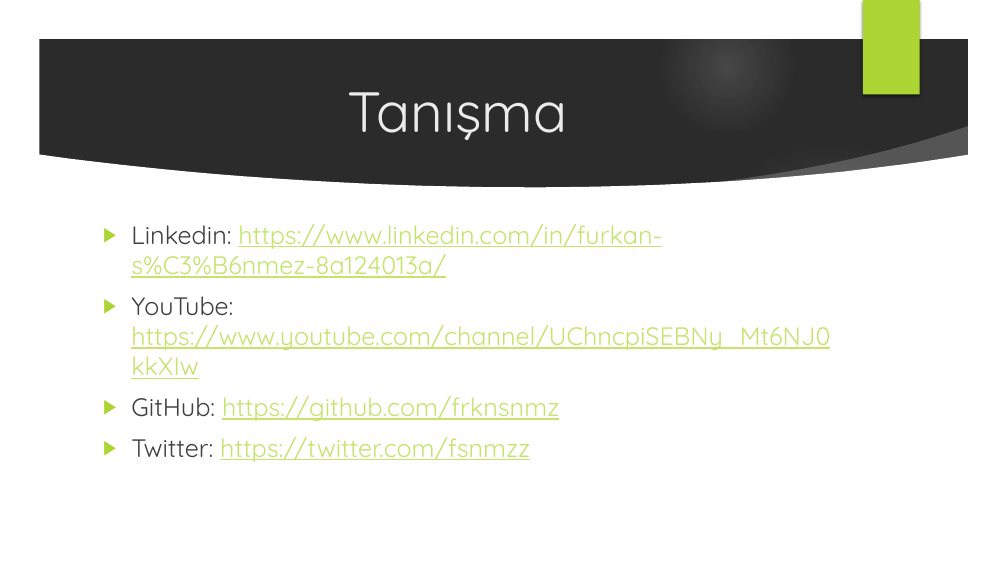
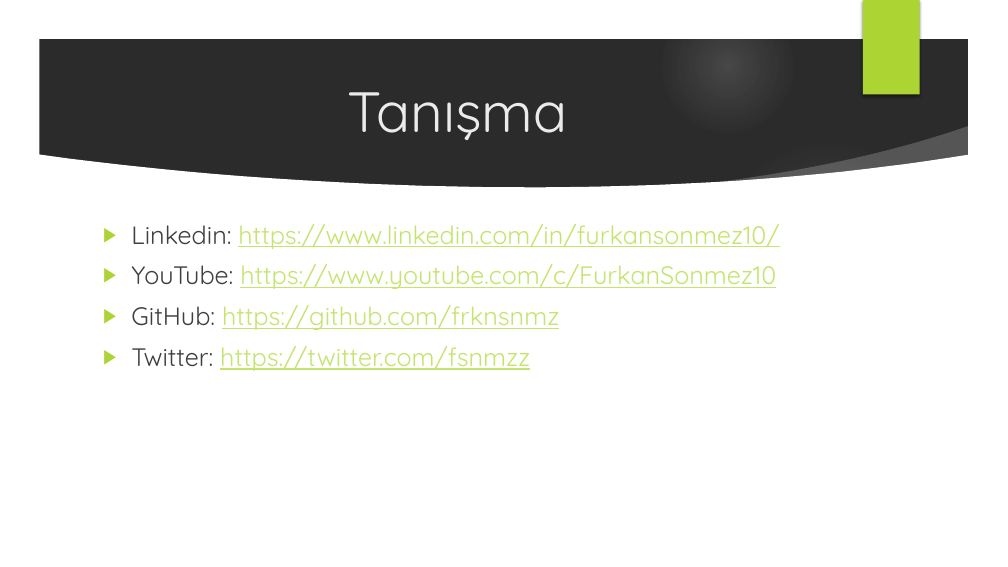
Before and after one commit to frknsnmz/mae-java-ve-muhendislik, a slide deck: slide 2 of src/main/resources/MAE Java'ya bakış ve Mühendislik Vizyonu.pptx. Drawn at 1008x567 pixels with LibreOffice and Linux fonts; fonts in the diff are those of the drawing; background and template pictures are left out; a plain dark background stands for a picture behind light text. Boxes give left, top, right and bottom in pixels: in the first picture for what was removed or moved away, otherwise in the second. Text is boxed around its words. In the diff, an @@ line names an element or a change of style, - is before the commit and + after.

Commit message:
Slide updated

```diff
--- a/src/main/resources/MAE Java'ya bakış ve Mühendislik Vizyonu.pptx
+++ b/src/main/resources/MAE Java'ya bakış ve Mühendislik Vizyonu.pptx
@@ text at box(131, 224, 779, 289): text changed @@
-▶ Linkedin: https://www.linkedin.com/in/furkan-s%C3%B6nmez-8a124013a/
-▶ YouTube: https://www.youtube.com/channel/UChncpiSEBNy_Mt6NJ0kkXIw
+▶ Linkedin: https://www.linkedin.com/in/furkansonmez10/
+▶ YouTube: https://www.youtube.com/c/FurkanSonmez10
```
Also in this commit, not shown: 1 other file.
